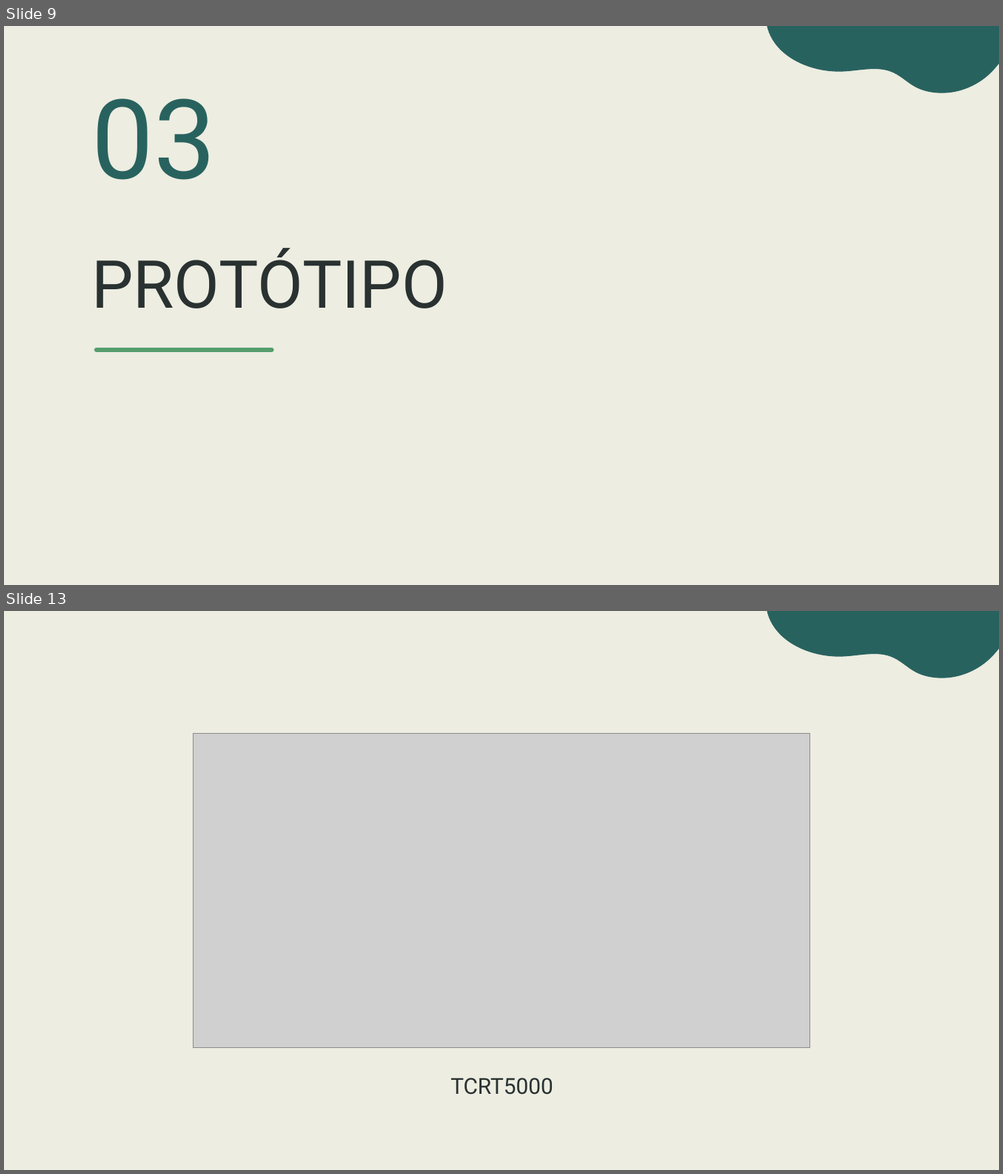
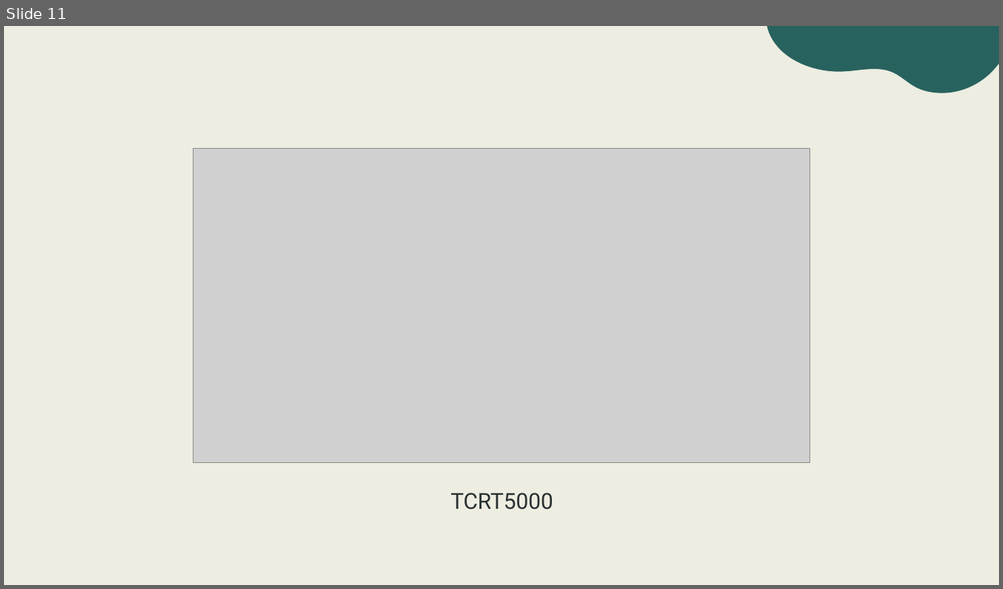
Before and after one commit to MaikonDsGomes/Sprint-2, a slide deck: documentacao/Apresentacao_smartBin.pptx. Shown one above the other, each under a label of ours: slides 9 and 13 before the commit, slide 11 after it; the slides between them are not shown. The pictures are 1003x1174 and 1003x589 pixels, drawn with LibreOffice and Linux fonts; fonts in the diff are those of the drawing; grey boxes stand for pictures. Boxes give left, top, right and bottom in pixels: in the first picture for what was removed or moved away, otherwise in the second. Text is boxed around its words. In the diff, an @@ line names an element or a change of style, - is before the commit and + after.

```diff
--- a/documentacao/Apresentacao_smartBin.pptx
+++ b/documentacao/Apresentacao_smartBin.pptx
@@ slide 9 removed at [4, 26, 999, 585], background #EDEDE1; not listed: 1 template element that a slide beside it also shows @@
@@ title removed at [91, 99, 216, 180] @@
-03
@@ title removed at [91, 248, 447, 309] @@
-PROTÓTIPO
@@ line removed from (96, 350) to (272, 350) @@
@@ what was slide 13 is now slide 11 @@
```
Also in this commit, not shown: 5 slides changed, 2 slides added, 3 other slides removed.
